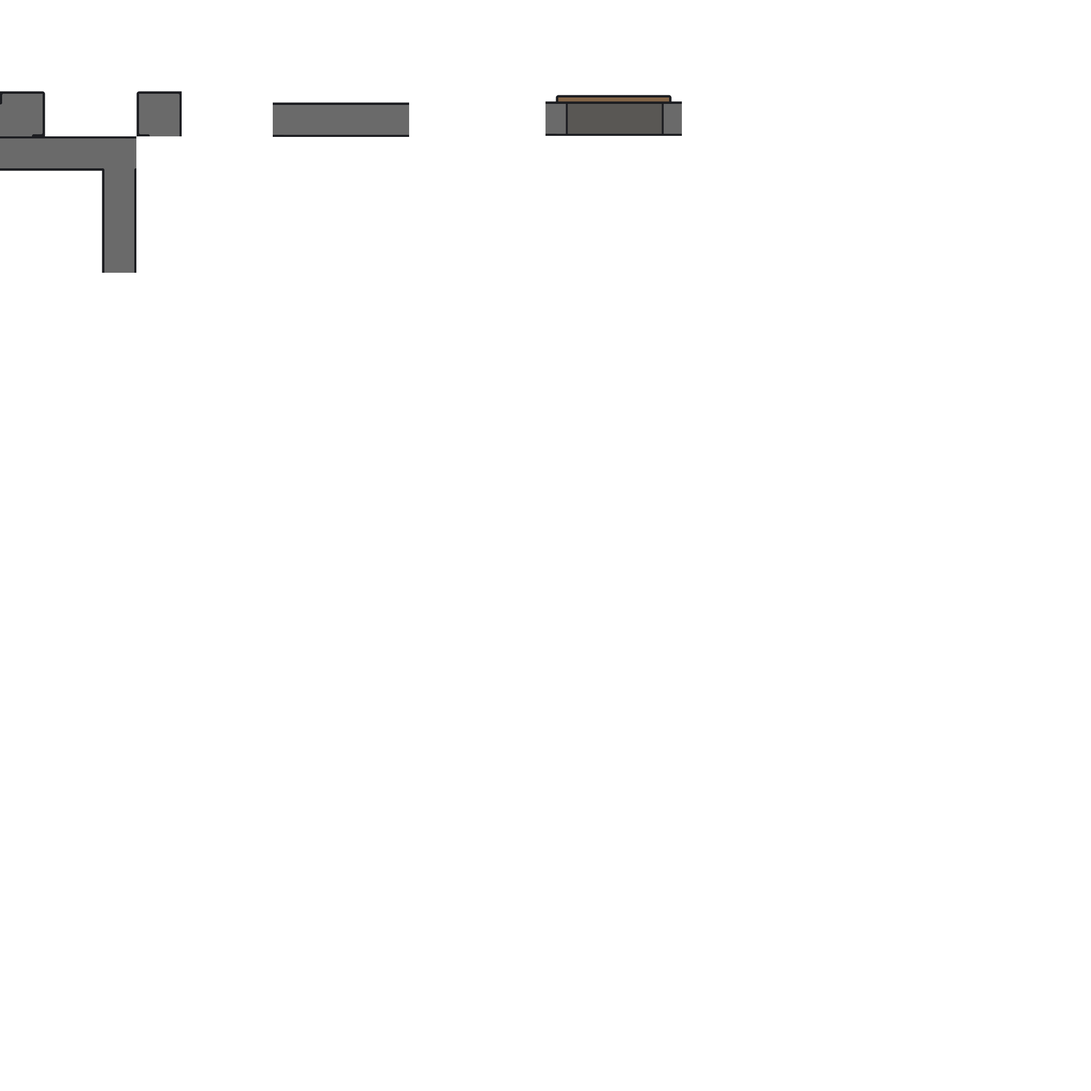
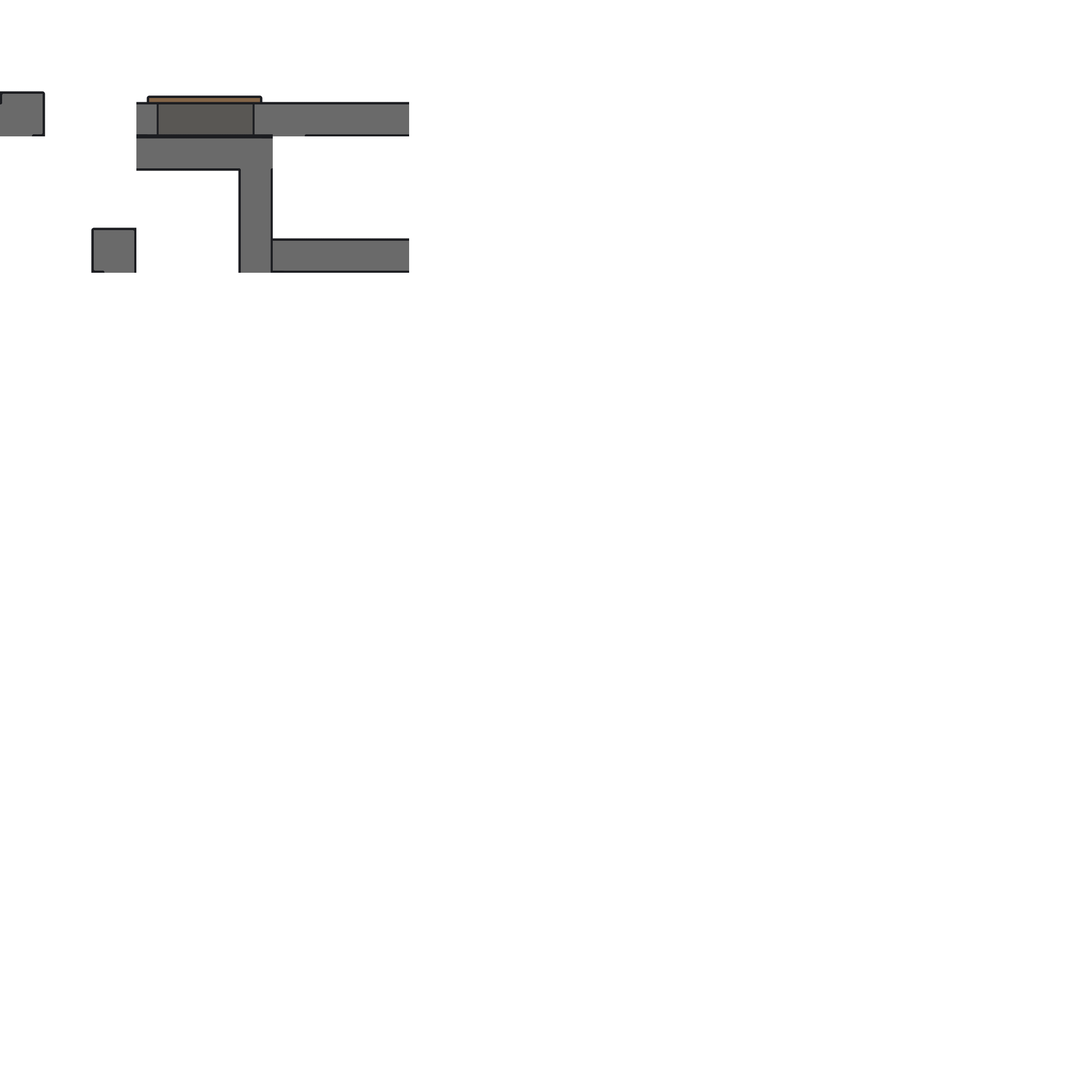
Revision of a layered 1091px x 1091px image; what changed, layer by layer:
pixels changed over [0,91,683,273] (layer not identified)
